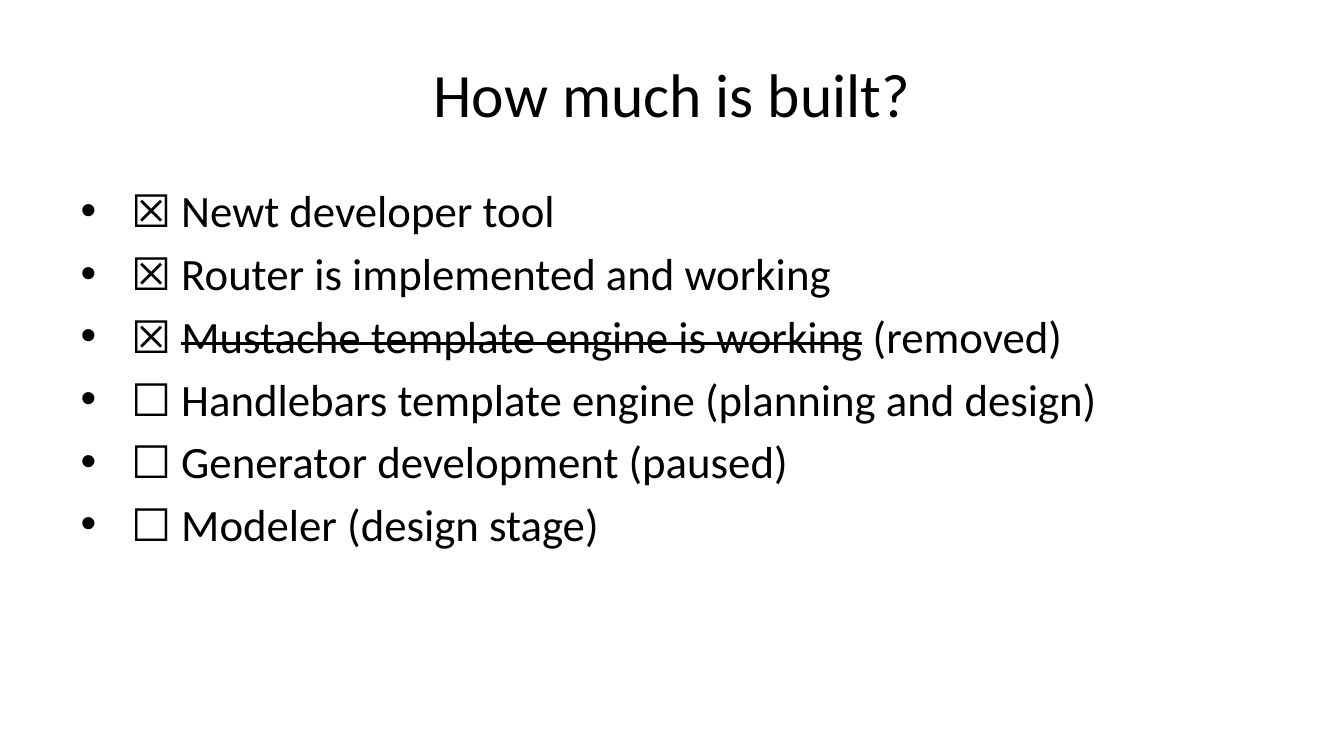
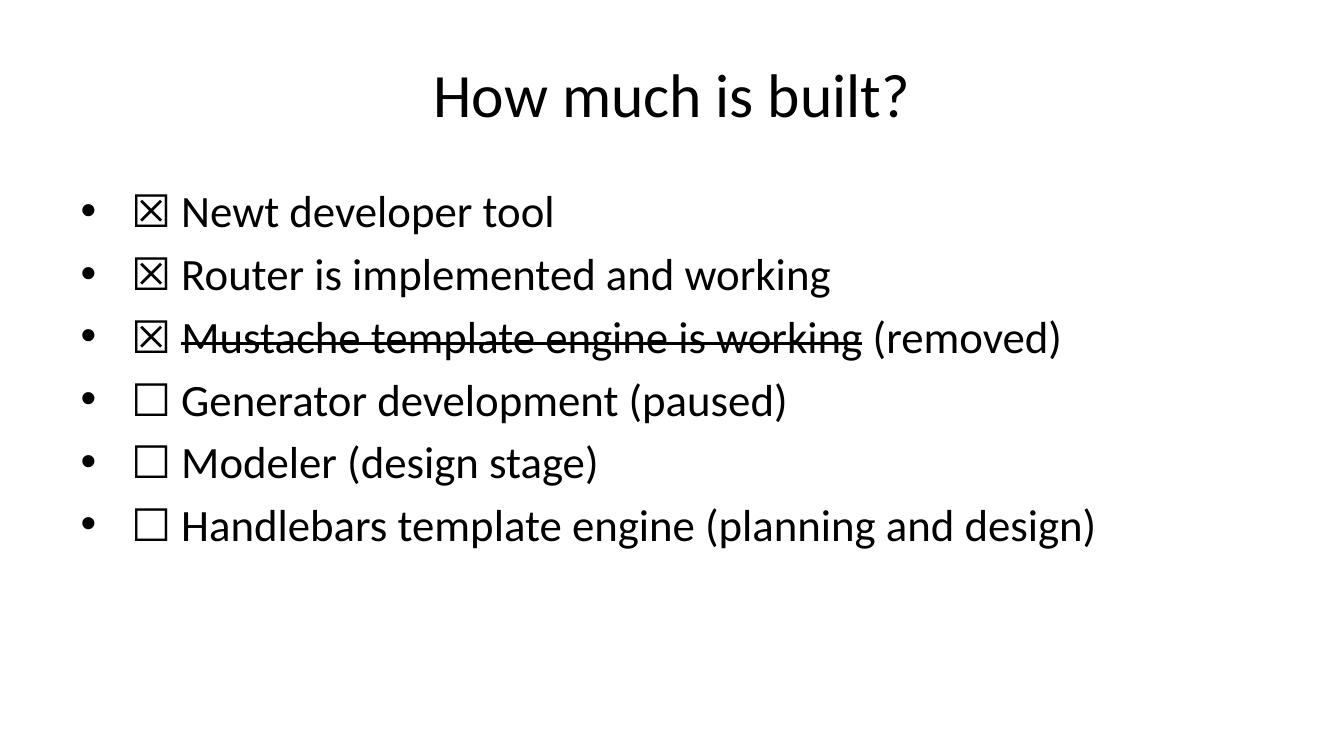
Before and after one commit to caltechlibrary/newt, a slide deck: slide 23 of presentation3/newt-p3.pptx. Drawn at 1344x756 pixels with LibreOffice and Linux fonts; fonts in the diff are those of the drawing. Boxes give left, top, right and bottom in pixels: in the first picture for what was removed or moved away, otherwise in the second. Text is boxed around its words. In the diff, an @@ line names an element or a change of style, - is before the commit and + after.

```diff
--- a/presentation3/newt-p3.pptx
+++ b/presentation3/newt-p3.pptx
@@ text at box(181, 383, 1097, 424): paragraph removed @@
-• ☐ Handlebars template engine (planning and design)
@@ text at box(181, 508, 1097, 549): paragraph added @@
+• ☐ Handlebars template engine (planning and design)
```
Also in this commit, not shown: 16 other slides changed, 3 slides added, 3 slides removed, 21 other files.
